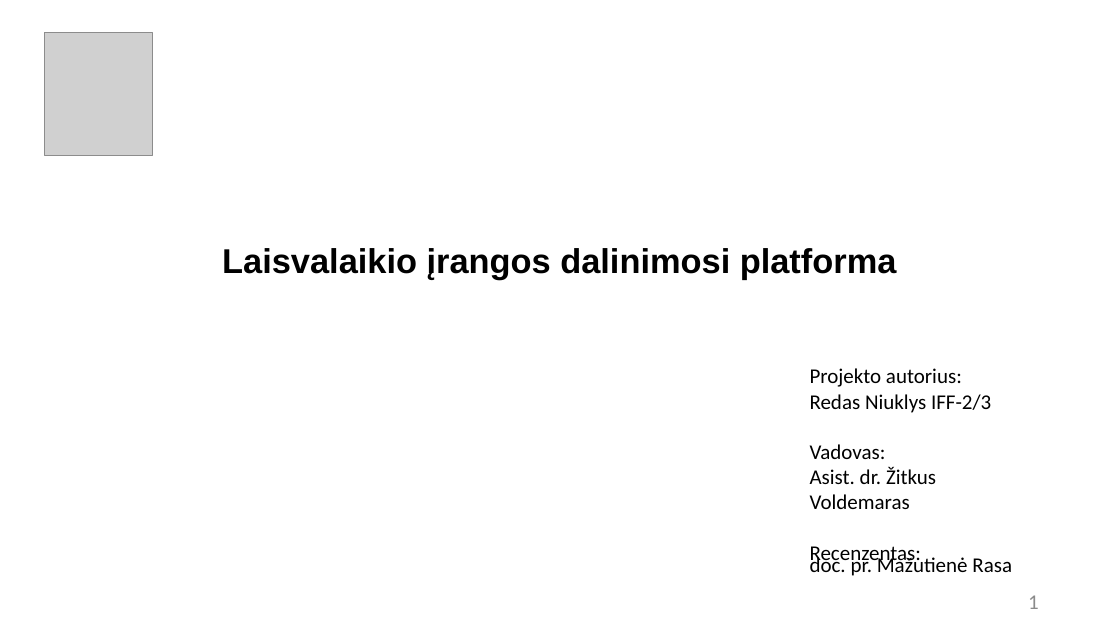
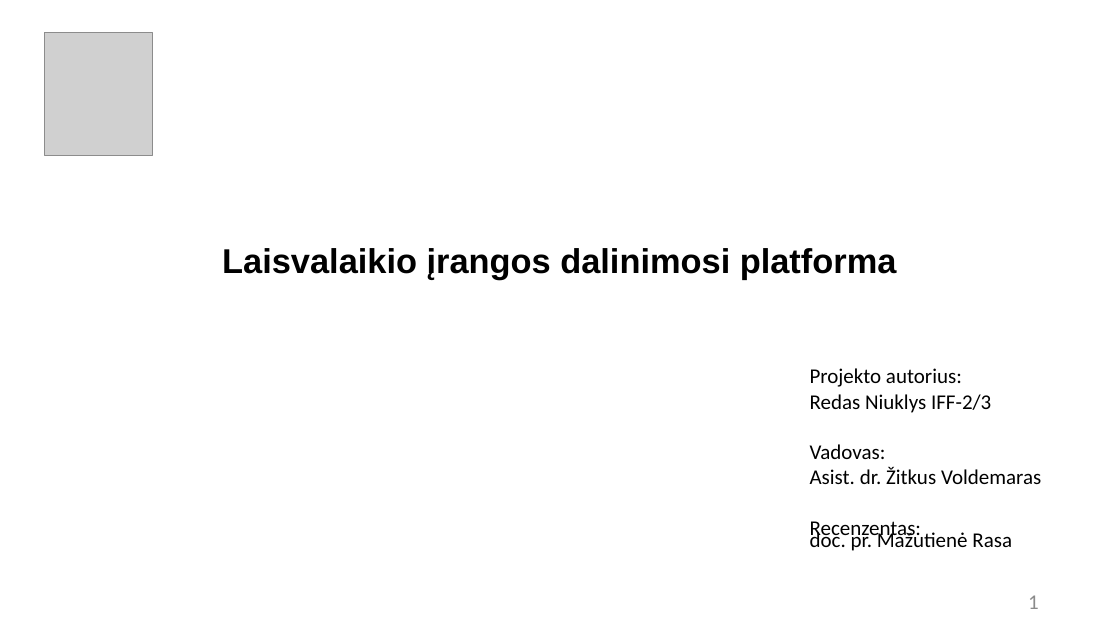
Before and after one commit to RedasNiuklys/Laisvalaikio-preki--dalinimosi-platforma, a slide deck: slide 1 of Office_stuff/Tarpinio Gynimo skaidrės.pptx. Drawn at 1120x630 pixels with LibreOffice and Linux fonts; fonts in the diff are those of the drawing; grey boxes stand for pictures. Boxes give left, top, right and bottom in pixels: in the first picture for what was removed or moved away, otherwise in the second. Text is boxed around its words. In the diff, an @@ line names an element or a change of style, - is before the commit and + after.

```diff
--- a/Office_stuff/Tarpinio Gynimo skaidrės.pptx
+++ b/Office_stuff/Tarpinio Gynimo skaidrės.pptx
@@ text "Projekto autorius: Redas Niuklys IFF-2/3 ..." rewrapped from (810,368,1012,576) to (810,368,1041,551) @@
```
Also in this commit, not shown: 6 other slides changed, 23 other files.
